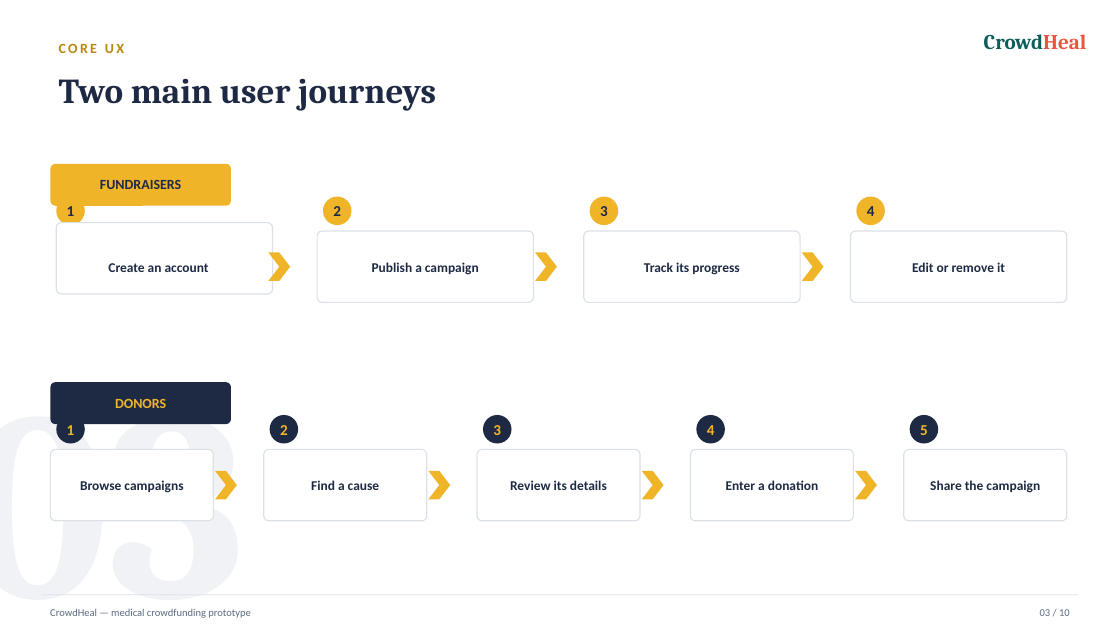
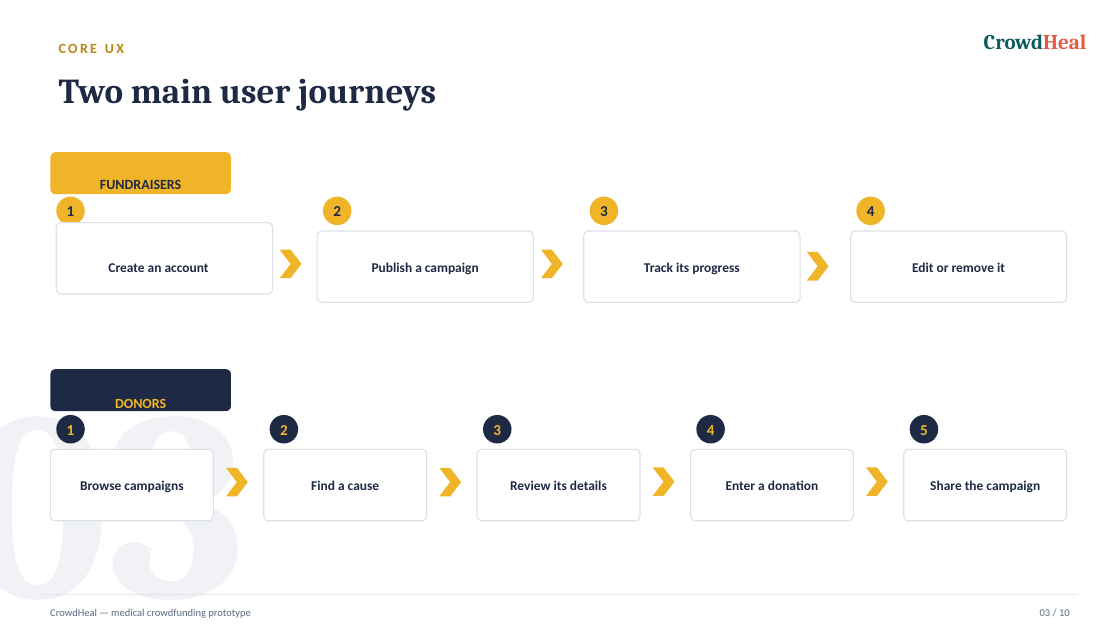
Before and after one commit to akshayreddy051288/crowdfunding-platform, a slide deck: slide 3 of CrowdHeal.pptx. Drawn at 1120x630 pixels with LibreOffice and Linux fonts; fonts in the diff are those of the drawing. Boxes give left, top, right and bottom in pixels: in the first picture for what was removed or moved away, otherwise in the second. Text is boxed around its words. In the diff, an @@ line names an element or a change of style, - is before the commit and + after.

```diff
--- a/CrowdHeal.pptx
+++ b/CrowdHeal.pptx
@@ rounded rectangle: place and size @@
-rounded rectangle at [50,164,231,206]
+rounded rectangle at [50,152,231,194]
@@ chevron: place and size @@
-chevron at [268,252,290,281]
+chevron at [280,250,302,278]
@@ chevron: place and size @@
-chevron at [535,252,557,281]
+chevron at [541,250,563,278]
@@ chevron: place and size @@
-chevron at [802,252,823,281]
+chevron at [807,252,829,281]
@@ rounded rectangle: place and size @@
-rounded rectangle at [50,382,231,424]
+rounded rectangle at [50,369,231,411]
@@ 4 chevrons: place and size @@
-4 chevrons at [215,471,877,500]
+4 chevrons at [226,468,888,497]
```
Also in this commit, not shown: 9 other slides changed, 12 other files.
